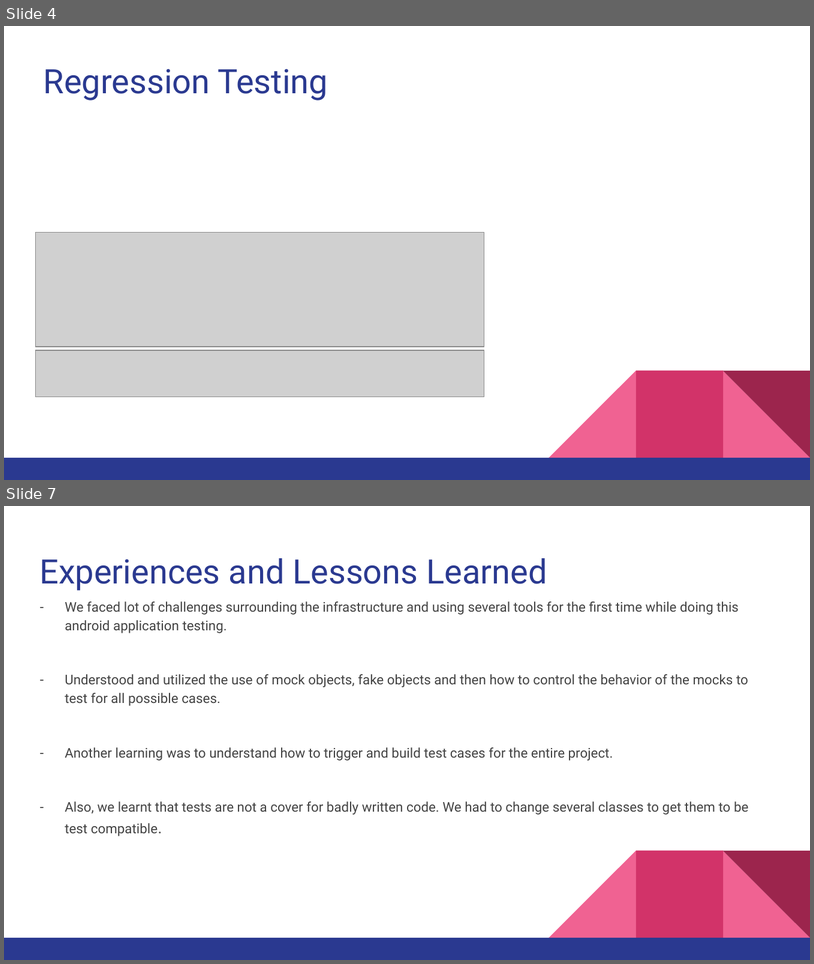
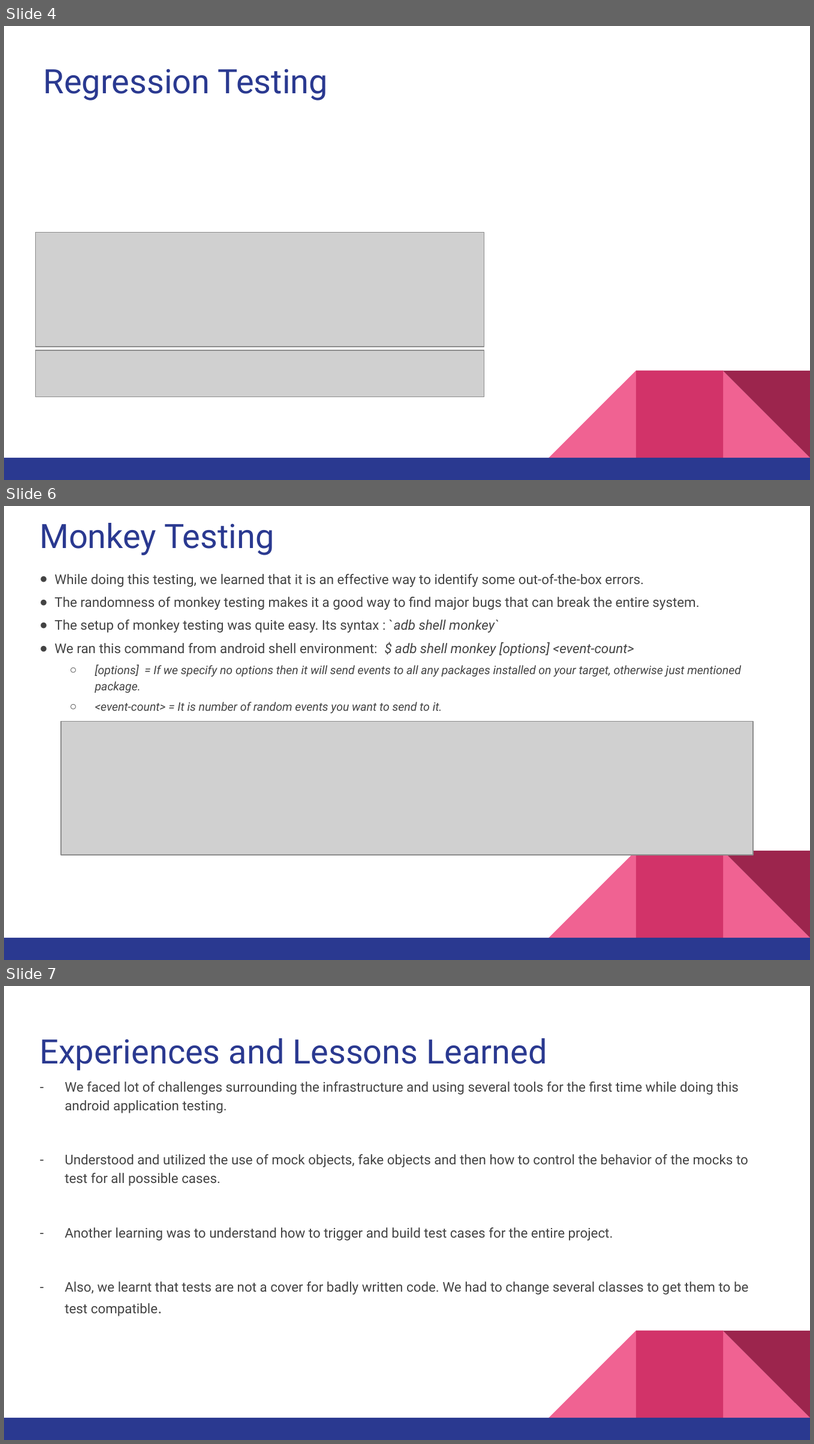
Before and after one commit to rupalirajput/S-W_testing_milestone2, a slide deck: Final - milestone2/milestone2presentation.pptx. Shown one above the other, each under a label of ours: slides 4 and 7 before the commit, slides 4, 6 and 7 after it; the slides between them are not shown. The pictures are 814x964 and 814x1444 pixels, drawn with LibreOffice and Linux fonts; fonts in the diff are those of the drawing; grey boxes stand for pictures. Boxes give left, top, right and bottom in pixels: in the first picture for what was removed or moved away, otherwise in the second. Text is boxed around its words. In the diff, an @@ line names an element or a change of style, - is before the commit and + after.

Commit message:
done with stress and monkey slides

```diff
--- a/Final - milestone2/milestone2presentation.pptx
+++ b/Final - milestone2/milestone2presentation.pptx
@@ slide 6 added at bbox=[4, 506, 810, 960], background #FFFFFF; not listed: 5 template elements that a slide beside it also shows @@
@@ title added at bbox=[39, 523, 274, 555], 30 pt, text #2A3990 @@
+Monkey Testing
@@ text added at bbox=[54, 574, 741, 713], 12 pt, text #434343 @@
+● While doing this testing, we learned that it is an effective way to identify some out-of-the-box errors.
+● The randomness of monkey testing makes it a good way to find major bugs that can break the entire system.
+● The setup of monkey testing was quite easy. Its syntax : `adb shell monkey`
+● We ran this command from android shell environment: $ adb shell monkey [options] <event-count>
+  ○ [options] = If we specify no options then it will send events to all any packages installed on your target, otherwise just mentioned package.
+  ○ <event-count> = It is number of random events you want to send to it.
@@ picture added at bbox=[61, 721, 753, 855] @@
```
Also in this commit, not shown: 1 other slide added, 2 slides removed.
